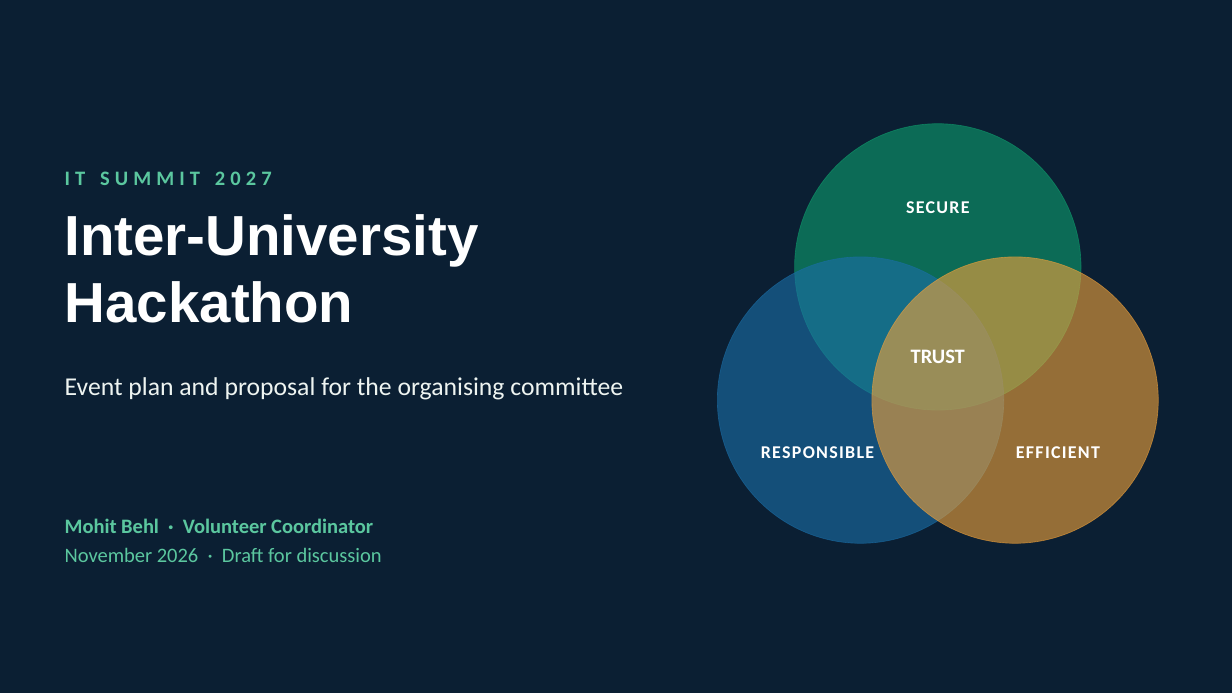
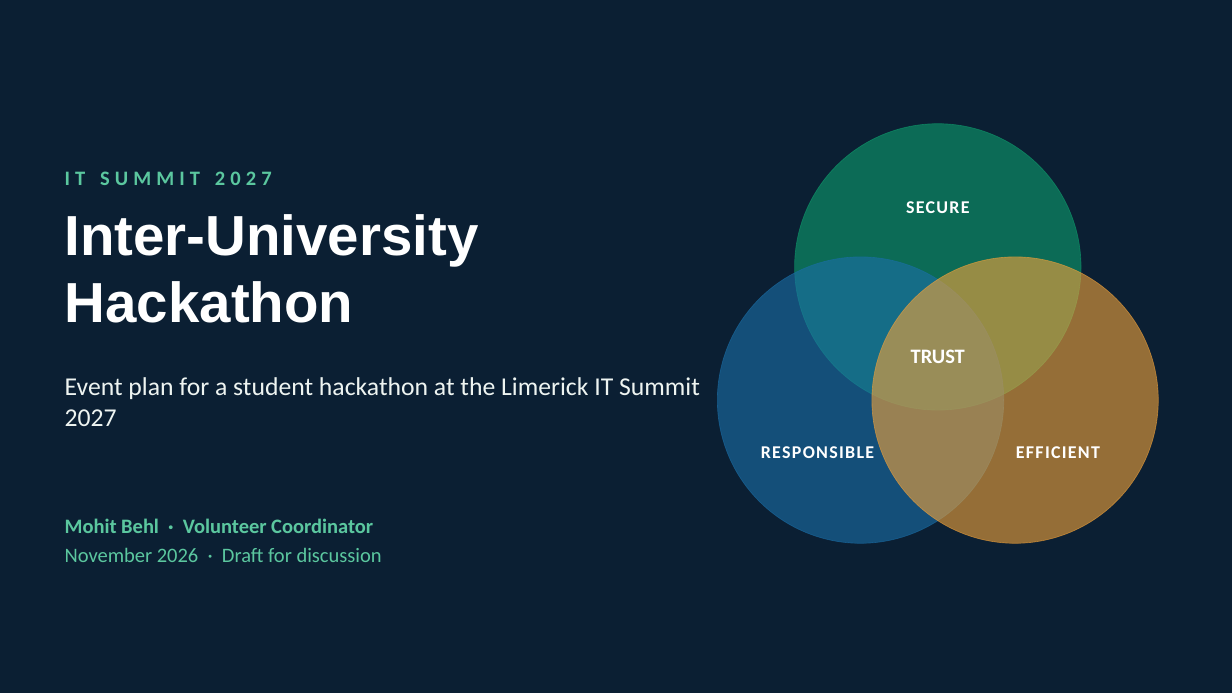
Before and after one commit to behlmohit30-pixel/ckaPrep01, a slide deck: slide 1 of it-summit-2027/IT_Summit_2027_Hackathon_Proposal.pptx. Drawn at 1232x693 pixels with LibreOffice and Linux fonts; fonts in the diff are those of the drawing. Boxes give left, top, right and bottom in pixels: in the first picture for what was removed or moved away, otherwise in the second. Text is boxed around its words. In the diff, an @@ line names an element or a change of style, - is before the commit and + after.

```diff
--- a/it-summit-2027/IT_Summit_2027_Hackathon_Proposal.pptx
+++ b/it-summit-2027/IT_Summit_2027_Hackathon_Proposal.pptx
@@ text at [65, 377, 700, 426]: text changed @@
-Event plan and proposal for the organising committee
+Event plan for a student hackathon at the Limerick IT Summit 2027
```
Also in this commit, not shown: 11 other slides changed, 1 slide added, 5 other files.
